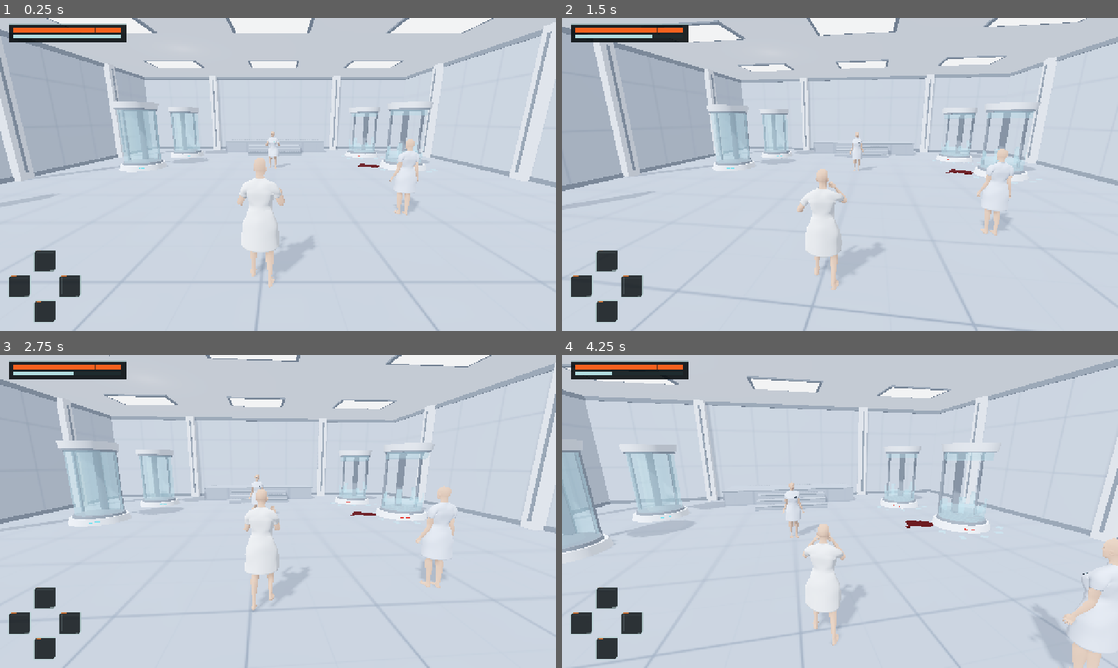
Above: before the commit, frames 1-4 (two rows, left to right).
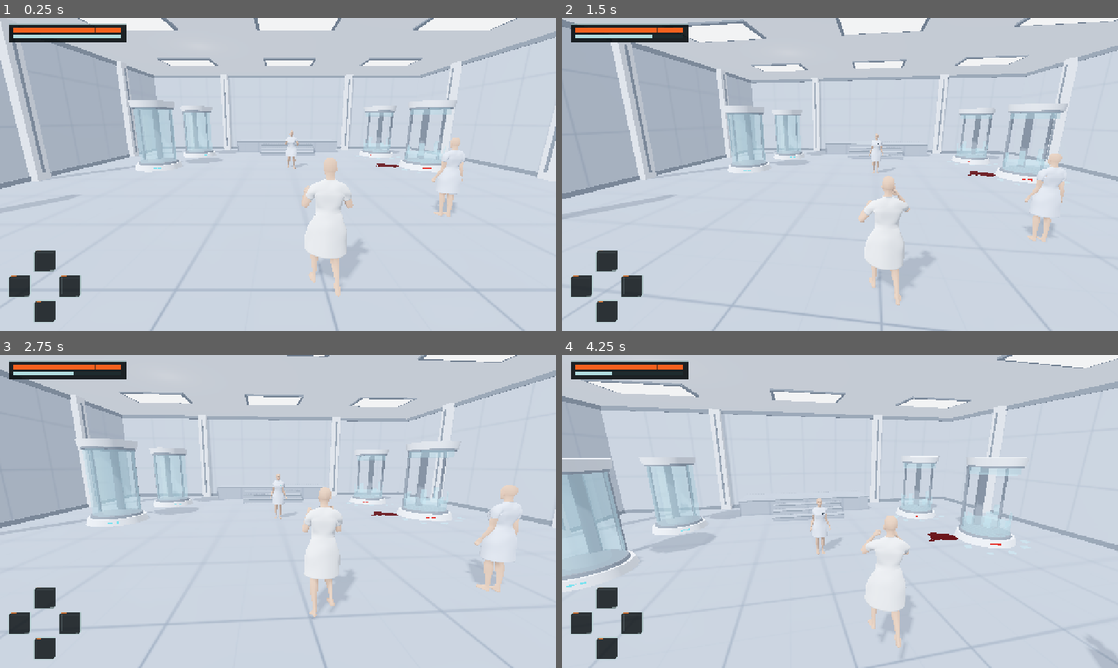
Above: after the commit, the same moments.

Repository: IAmStarhead/Project-Gene
Game: Godot game, scene res://scenes/main.tscn
Two runs of this game, one before a commit and one after it. Both use one fixed random seed, a clock stepped at 60 frames per second and the inputs below.
Inputs (mouse positions are in pixels of both pictures, inside the frame that each line leads up to):
- Up to frame 1 (0.25 s): no input
- Up to frame 2 (1.5 s): tap Enter at 0.5 s; move the mouse to (867, 174) at 0.52 s; press the mouse at (867, 174) at 0.53 s; hold W (move_forward) from 0.53 s (still down); tap F (jump) at 0.77, 1.07 s; tap Q (attack_hook) at 0.8, 1.35 s; move the mouse to (812, 174) at 1.27 s; release the mouse at (812, 174) at 1.28 s; click (812, 174) at 1.42 s
- Up to frame 3 (2.75 s): keep holding W (move_forward); tap F (jump) at 1.52, 1.82 s; tap Space (dodge) at 1.55 s; move the mouse to (289, 505) at 2.02 s; hold Space (dodge) from 2.03 s (still down); click (289, 505) at 2.17 s; tap Shift (run) at 2.3 s
- Up to frame 4 (4.25 s): keep holding W (move_forward); move the mouse to (834, 517) at 2.77 s; release Space (dodge) at 2.78 s; tap Shift (run) at 2.85 s; click (834, 517) at 2.92 s; tap F (jump) at 3.02, 3.05, 3.32 s; move the mouse to (878, 514) at 3.52 s; hold F (jump) from 3.53 s (still down); click (878, 514) at 3.8 s

The runs differ from the first frame. In frame 1, 16% of the frame differs, in the area x 0-100%, y 0-100%; in frame 2, 15%; in frame 3, 15%; in frame 4, 21%.

Commit message:
Refine shoulder camera jump and subtle strike air
Co-authored-by: arena-agent <297053741+arena-agent@users.noreply.github.com>

Diff:
--- a/prototype/scripts/build_scene.gd
+++ b/prototype/scripts/build_scene.gd
@@ -643,8 +643,8 @@
 		# Динамический слой 2: персонаж виден камере и отбрасывает тени, но не запекается в отражение пола.
 		mi.layers = CHARACTER_VISUAL_LAYER
 
-		# Не превращаем материал импортированного меча в материал кожи.
-		if mi.has_meta("weapon_visual"):
+		# Не превращаем материал меча или полупрозрачного следа в материал кожи.
+		if mi.has_meta("weapon_visual") or mi.has_meta("air_effect"):
 			continue
 
 		# Халат и живой подол (зона второго агента) — не меняем материал, оставляем мягкую тень.
--- a/prototype/scripts/camera_rig.gd
+++ b/prototype/scripts/camera_rig.gd
@@ -14,6 +14,7 @@
 
 var target: Node3D
 var spring: SpringArm3D
+var shoulder_probe: ShapeCast3D
 var camera: Camera3D
 
 var _pos_smooth := Vector3.ZERO
@@ -26,16 +27,26 @@
 func setup(follow: Node3D, init_yaw: float, pitch_deg: float) -> void:
 	target = follow
 
+	var probe := SphereShape3D.new()
+	probe.radius = 0.16
+	# The spring protects the backwards segment. A separate sweep protects
+	# the sideways shoulder segment so its origin cannot cross a nearby wall.
+	shoulder_probe = ShapeCast3D.new()
+	shoulder_probe.shape = probe
+	shoulder_probe.target_position = Vector3(T.CAMERA_SHOULDER, 0, 0)
+	shoulder_probe.collision_mask = 1
+	shoulder_probe.margin = 0.04
+	shoulder_probe.enabled = false
+	add_child(shoulder_probe)
 	spring = SpringArm3D.new()
 	spring.spring_length = T.CAMERA_DISTANCE
-	spring.position.x = 0.22
+	spring.position.x = T.CAMERA_SHOULDER
 	spring.collision_mask = 1
 	spring.margin = 0.08
-	var probe := SphereShape3D.new()
-	probe.radius = 0.16
 	spring.shape = probe
 	if is_instance_valid(follow) and follow is CollisionObject3D:
 		spring.add_excluded_object((follow as CollisionObject3D).get_rid())
+		shoulder_probe.add_exception(follow as CollisionObject3D)
 	add_child(spring)
 
 	camera = Camera3D.new()
@@ -65,6 +76,19 @@
 	## Короткий тактильный отклик камеры на удар (гаснет за ~0.12 с, не укачивает).
 	if T.CAMERA_DYNAMIC:
 		_kick_deg = clampf(_kick_deg + deg_amount, -1.2, 1.2)
+
+
+func _physics_process(delta: float) -> void:
+	if not is_instance_valid(target) or shoulder_probe == null:
+		return
+	shoulder_probe.force_shapecast_update()
+	var fraction := shoulder_probe.get_closest_collision_safe_fraction() if shoulder_probe.is_colliding() else 1.0
+	var safe_offset := T.CAMERA_SHOULDER * clampf(fraction, 0.0, 1.0)
+	# Retreat immediately for safety; gently move out again when clear.
+	if absf(safe_offset) < absf(spring.position.x):
+		spring.position.x = safe_offset
+	else:
+		spring.position.x = lerpf(spring.position.x, safe_offset, 1.0 - exp(-12.0 * delta))
 
 
 func _process(delta: float) -> void:
--- a/prototype/scripts/character_anim.gd
+++ b/prototype/scripts/character_anim.gd
@@ -295,7 +295,9 @@
 	if state != _state or (state == "air" and context.get("jump_started", false)):
 		_transition_from = _last_pose
 		_transition_elapsed = 0.0
-		_transition_length = .055 if state in ["air", "land", "dodge"] else .075 if state.begins_with("attack") else .12
+		# Smooth only the jump/landing and return-to-ground seams; do not
+		# delay combat or alter any authored walk/run leg cycles.
+		_transition_length = .08 if state in ["air", "land"] else .055 if state == "dodge" else .075 if state.begins_with("attack") else .14
 		_state = state
 	_transition_elapsed += delta
 	if not _transition_from.is_empty() and _transition_elapsed < _transition_length:
@@ -415,7 +417,7 @@
 	if _air_launched and vertical > 0.0:
 		# Прогресс после разгибания до вершины траектории; не зацикливаем
 		# короткий клип и не держим один неподвижный кадр в воздухе.
-		var remaining_speed := maxf(.1, _air_launch_speed - T.GRAVITY * takeoff)
+		var remaining_speed := maxf(.1, _air_launch_speed - T.PLAYER_JUMP_GRAVITY * takeoff)
 		var rise := clampf(1.0 - vertical / remaining_speed, 0.0, 1.0)
 		return sample_clip("jump_up", rise * clip_duration("jump_up"))
 	var impact_speed := sqrt(2.0 * T.GRAVITY_FALL * T.JUMP_HEIGHT)
--- a/prototype/scripts/player.gd
+++ b/prototype/scripts/player.gd
@@ -9,6 +9,7 @@
 const HitCheck := preload("res://scripts/hit_check.gd")
 const Foley := preload("res://scripts/actor_foley.gd")
 const TrainingSword := preload("res://scripts/training_sword.gd")
+const StrikeAir := preload("res://scripts/strike_air.gd")
 
 @onready var character: Node3D = $Character
 @onready var label: Label = $UI/DebugLabel
@@ -25,6 +26,8 @@
 
 # Видимый тестовый меч по-прежнему действует ТОЛЬКО на подготовленный манекен.
 var training_sword: RefCounted
+var strike_air: MeshInstance3D
+var _strike_hand_indices := {"L": -1, "R": -1}
 var training_blade := false
 var training_limb := 0
 var training_special := false
@@ -124,6 +127,11 @@
 		training_sword = TrainingSword.new()
 		if not training_sword.setup(character.skeleton):
 			training_sword = null
+		for side in ["L", "R"]:
+			_strike_hand_indices[side] = character.skeleton.find_bone("hand." + side)
+		strike_air = StrikeAir.new()
+		strike_air.name = "StrikeAir"
+		character.add_child(strike_air)
 
 
 func _style_debug_label() -> void:
@@ -332,7 +340,7 @@
 		if _action != "dodge" and velocity.y <= 0.0:
 			velocity.y = 0.0
 	else:
-		var g := T.GRAVITY if velocity.y > 0.0 else T.GRAVITY_FALL
+		var g := T.PLAYER_JUMP_GRAVITY if velocity.y > 0.0 else T.GRAVITY_FALL
 		velocity.y -= g * delta
 
 	if _jump_buffer <= T.INPUT_BUFFER and _action != "dodge" and _coyote > 0.0:
@@ -349,6 +357,7 @@
 	var displacement := global_position - previous_position
 	_sync_training_sword()
 	_update_character_anim(delta, displacement)
+	_update_strike_air(delta)
 	if character != null and foley != null:
 		var phase: Variant = character.get("_phase")
 		if phase != null:
@@ -357,7 +366,7 @@
 
 
 func _try_jump() -> void:
-	velocity.y = sqrt(2.0 * T.GRAVITY * T.JUMP_HEIGHT)
+	velocity.y = sqrt(2.0 * T.PLAYER_JUMP_GRAVITY * T.JUMP_HEIGHT)
 	_jump_started = true
 	_jump_buffer = BUF_NEVER
 	_coyote = 0.0
@@ -459,6 +468,26 @@
 		})
 
 
+func _update_strike_air(delta: float) -> void:
+	if not is_instance_valid(strike_air) or character.skeleton == null:
+		return
+	if _action != "attack" and strike_air.points.is_empty():
+		return
+	var timing := _attack_timing()
+	var sampling := _action == "attack" and _action_time >= timing.x - .035 \
+		and _action_time <= timing.x + timing.y + .025
+	var hand := Vector3.ZERO
+	if sampling:
+		var idx: int = _strike_hand_indices.get(_attack_side, -1)
+		if idx < 0:
+			sampling = false
+		else:
+			hand = character.skeleton.global_transform * character.skeleton.get_bone_global_pose(idx).origin
+	var active_camera := get_viewport().get_camera_3d()
+	var view: Vector3 = active_camera.global_position if is_instance_valid(active_camera) else global_position + Vector3(0, 1, 3)
+	strike_air.advance(delta, hand, sampling, view)
+
+
 func _update_buffers(delta: float) -> void:
 	_buf_dodge += delta
 	_buf_attack += delta
@@ -605,6 +634,8 @@
 
 
 func _start_attack(kind: String = "straight") -> void:
+	if is_instance_valid(strike_air):
+		strike_air.clear_trail()
 	_attack_kind = "hook" if kind == "hook" else "straight"
 	if _attack_kind == "hook":
 		_attack_side = "L"
--- /dev/null
+++ b/prototype/scripts/strike_air.gd
@@ -0,0 +1,89 @@
+## Small, short-lived camera-facing ribbon following the actual striking hand.
+## Purely visual: does not take part in damage, hit tests, or audio.
+extends MeshInstance3D
+
+const LIFE := 0.13
+const MAX_POINTS := 9
+const HALF_WIDTH := 0.045
+const OPACITY := 0.18
+const VIEW_OFFSET := 0.055 # lifts the translucent air away from the hand surface
+
+var points: Array[Dictionary] = []
+var ribbon := ImmediateMesh.new()
+var material := StandardMaterial3D.new()
+
+func _ready() -> void:
+	set_meta("air_effect", true)
+	layers = 2 # Same character layer; exclude from floor reflections.
+	top_level = true
+	global_transform = Transform3D.IDENTITY
+	mesh = ribbon
+	material.shading_mode = BaseMaterial3D.SHADING_MODE_UNSHADED
+	material.transparency = BaseMaterial3D.TRANSPARENCY_ALPHA
+	material.vertex_color_use_as_albedo = true
+	material.cull_mode = BaseMaterial3D.CULL_DISABLED
+	material.no_depth_test = false
+	material.depth_draw_mode = BaseMaterial3D.DEPTH_DRAW_DISABLED
+	cast_shadow = GeometryInstance3D.SHADOW_CASTING_SETTING_OFF
+	visible = false
+
+
+func clear_trail() -> void:
+	points.clear()
+	ribbon.clear_surfaces()
+	visible = false
+
+
+func advance(delta: float, point: Vector3, sampling: bool, camera_position: Vector3) -> void:
+	if not sampling and points.is_empty():
+		return
+	for p in points:
+		p.age = float(p.age) + maxf(delta, 0.0)
+	while not points.is_empty() and float(points[0].age) >= LIFE:
+		points.pop_front()
+	if sampling and point.is_finite():
+		if not points.is_empty() and point.distance_to(points.back().position) > 0.8:
+			clear_trail() # teleports must never draw across the room
+		if points.is_empty() or point.distance_to(points.back().position) > .003:
+			points.append({"position": point, "age": 0.0})
+			if points.size() > MAX_POINTS:
+				points.pop_front()
+	_rebuild(camera_position)
+
+
+func _rebuild(camera_position: Vector3) -> void:
+	ribbon.clear_surfaces()
+	visible = points.size() >= 2
+	if not visible:
+		return
+	ribbon.surface_begin(Mesh.PRIMITIVE_TRIANGLES, material)
+	for i in range(points.size() - 1):
+		var a: Vector3 = points[i].position
+		var b: Vector3 = points[i + 1].position
+		var along := b - a
+		var to_camera := camera_position - (a + b) * .5
+		var across := along.cross(to_camera).normalized()
+		if across.length_squared() < .01:
+			across = along.cross(Vector3.UP).normalized()
+		if across.length_squared() < .01:
+			across = Vector3.RIGHT
+		var width := across * HALF_WIDTH
+		# Separate the faint ribbon from the skin; depth testing still prevents
+		# it from being drawn through walls or unrelated foreground objects.
+		var lift := to_camera.normalized() * VIEW_OFFSET
+		a += lift
+		b += lift
+		var ca := _color(float(points[i].age))
+		var cb := _color(float(points[i + 1].age))
+		_vertex(a - width, ca); _vertex(a + width, ca); _vertex(b + width, cb)
+		_vertex(a - width, ca); _vertex(b + width, cb); _vertex(b - width, cb)
+	ribbon.surface_end()
+
+
+func _color(age: float) -> Color:
+	return Color(.62, .65, .68, OPACITY * clampf(1.0 - age / LIFE, 0.0, 1.0))
+
+
+func _vertex(pos: Vector3, color: Color) -> void:
+	ribbon.surface_set_color(color)
+	ribbon.surface_add_vertex(pos)
--- a/prototype/scripts/tuning.gd
+++ b/prototype/scripts/tuning.gd
@@ -15,9 +15,10 @@
 const ACCELERATION := 16.0        ## как быстро набирается скорость
 const DECELERATION := 20.0        ## как быстро гасится скорость
 const TURN_SPEED := 14.0          ## скорость поворота тела к направлению движения
-const GRAVITY := 24.0
-const GRAVITY_FALL := 34.0        ## падение тяжелее подъёма — прыжок собраннее
-const JUMP_HEIGHT := 1.15         ## метры; скорость считается из высоты
+const GRAVITY := 24.0             ## прежняя гравитация клона
+const PLAYER_JUMP_GRAVITY := 20.0  ## мягче подъём героини; импульс считается из высоты
+const GRAVITY_FALL := 28.0        ## падение по-прежнему быстрее подъёма
+const JUMP_HEIGHT := 1.15         ## целевая высота прежняя; физика обновляется дискретно
 const AIR_CONTROL := 0.55         ## доля управления в воздухе
 const COYOTE_TIME := 0.10         ## прыжок возможен чуть позже схода с края
 const STEP_UP := 0.30             ## м, плавный автоподъём на ступеньки лаборатории
@@ -26,8 +27,9 @@
 const MOUSE_SENSITIVITY := 0.0022
 const CAMERA_PITCH_MIN := -60.0   ## градусы, вниз
 const CAMERA_PITCH_MAX := 45.0    ## градусы, вверх
-const CAMERA_DISTANCE := 2.75
+const CAMERA_DISTANCE := 2.55
 const CAMERA_HEIGHT := 1.42
+const CAMERA_SHOULDER := -0.58   ## камера левее героини; ограничивается коллизией со стенами
 static var CAMERA_DYNAMIC := true    ## Esc: динамика/отклик камеры можно выключить
 static var FOLEY_ENABLED := true     ## Esc: звуки эффектов
 const CAMERA_TURN_SPEED := 32.0  ## быстрая визуальная доводка углов, без изменения ввода и направления движения
--- a/prototype/tests/test_animation.gd
+++ b/prototype/tests/test_animation.gd
@@ -230,7 +230,7 @@
 
 
 func _test_air_progress(character: Node3D) -> void:
-	var launch := sqrt(2.0 * T.GRAVITY * T.JUMP_HEIGHT)
+	var launch := sqrt(2.0 * T.PLAYER_JUMP_GRAVITY * T.JUMP_HEIGHT)
 	for fps in [30, 60, 120]:
 		character.reset_motion()
 		character.update_motion(0, Vector3.ZERO, "", 0, "R",
@@ -238,11 +238,11 @@
 		var previous := joint(character, "foot.L")
 		var max_step := 0.0
 		var time := 0.0
-		while time < launch / T.GRAVITY:
-			var dt := minf(1.0 / fps, launch / T.GRAVITY - time)
+		while time < launch / T.PLAYER_JUMP_GRAVITY:
+			var dt := minf(1.0 / fps, launch / T.PLAYER_JUMP_GRAVITY - time)
 			time += dt
 			character.update_motion(dt, Vector3.ZERO, "", 0, "R",
-				{"grounded": false, "vertical_speed": maxf(0, launch - T.GRAVITY*time)})
+				{"grounded": false, "vertical_speed": maxf(0, launch - T.PLAYER_JUMP_GRAVITY*time)})
 			var foot := joint(character, "foot.L")
 			max_step = maxf(max_step, foot.distance_to(previous))
 			previous = foot
@@ -477,13 +477,13 @@
 func _test_relaxed_jump(character: Node3D) -> void:
 	character.reset_motion(false)
 	var wrist := joint(character, "hand.L")
-	var launch := sqrt(2.0*T.GRAVITY*T.JUMP_HEIGHT)
+	var launch := sqrt(2.0*T.PLAYER_JUMP_GRAVITY*T.JUMP_HEIGHT)
 	character.update_motion(0, Vector3.ZERO, "", 0, "R",
 		{"grounded": false, "combat": false, "vertical_speed": launch, "jump_started": true})
 	check(joint(character, "hand.L").distance_to(wrist) < .00001,
 		"ordinary take-off does not insert a combat-guard frame")
 	character.update_motion(.10, Vector3.ZERO, "", 0, "R",
-		{"grounded": false, "combat": false, "vertical_speed": launch - T.GRAVITY*.10})
+		{"grounded": false, "combat": false, "vertical_speed": launch - T.PLAYER_JUMP_GRAVITY*.10})
 	check(knee_bend(character, "L") < 30, "ordinary jump joins the accepted extension phase")
 	character.update_motion(.25, Vector3.ZERO, "", 0, "R",
 		{"grounded": false, "combat": false, "vertical_speed": -5.0})
--- /dev/null
+++ b/prototype/tests/test_camera_jump_air.gd
@@ -0,0 +1,121 @@
+## Actual physics frames: shoulder collision, real jump, and visual-only trail.
+extends SceneTree
+const T := preload("res://scripts/tuning.gd")
+var checks := 0
+var failures := 0
+
+func _initialize() -> void: call_deferred("_run")
+func check(ok: bool, description: String) -> void:
+	checks += 1
+	if not ok:
+		failures += 1
+		printerr("FAIL: ", description)
+
+func tick(count: int) -> void:
+	for i in count:
+		await physics_frame
+		await process_frame
+
+func _run() -> void:
+	var world := Node3D.new()
+	root.add_child(world)
+	current_scene = world
+	var floor_body := StaticBody3D.new()
+	var floor_collider := CollisionShape3D.new()
+	var floor_box := BoxShape3D.new()
+	floor_box.size = Vector3(30, .2, 30)
+	floor_collider.shape = floor_box
+	floor_collider.position.y = -.1
+	floor_body.add_child(floor_collider)
+	world.add_child(floor_body)
+	var player = load("res://scenes/player.tscn").instantiate()
+	world.add_child(player)
+	await tick(12)
+	var rig = player.rig
+	check(player.is_on_floor(), "player starts grounded on real collision floor")
+	check(T.CAMERA_SHOULDER < 0.0 and absf(rig.spring.position.x - T.CAMERA_SHOULDER) < .02,
+		"camera is left of the heroine on open ground")
+	check(rig.shoulder_probe.collision_mask == 1 and rig.spring.collision_mask == 1,
+		"both camera segments collide with world, not actors")
+
+	# Place a thin wall between pivot and desired shoulder, not behind camera.
+	var wall := StaticBody3D.new()
+	var wall_collider := CollisionShape3D.new()
+	var wall_box := BoxShape3D.new()
+	wall_box.size = Vector3(.08, 2.0, 4.0)
+	wall_collider.shape = wall_box
+	wall.add_child(wall_collider)
+	world.add_child(wall)
+	wall.global_position = rig.to_global(Vector3(-.43, 0, 0))
+	await tick(5)
+	check(rig.shoulder_probe.is_colliding(), "side probe detects shoulder wall")
+	check(absf(rig.spring.position.x) < absf(T.CAMERA_SHOULDER) * .65,
+		"shoulder retracts immediately before wall")
+	wall.queue_free()
+	await tick(35)
+	check(absf(rig.spring.position.x - T.CAMERA_SHOULDER) < .02, "shoulder returns smoothly after wall")
+	check(player.strike_air.points.is_empty() and not player.strike_air.visible, "no air effect at rest")
+
+	# Jump input starts on the next physics step: do not add anticipation lag.
+	var base_y: float = player.position.y
+	player._jump_buffer = 0.0
+	var max_height := 0.0
+	var airborne_frames := 0
+	var seen_air := false
+	var seen_land := false
+	for i in 90:
+		await tick(1)
+		var height: float = player.position.y - base_y
+		max_height = maxf(max_height, height)
+		if i == 0:
+			check(height > .02 and player.velocity.y > 0.0, "jump impulse is immediate")
+		if not player.is_on_floor():
+			seen_air = true
+			airborne_frames += 1
+		if seen_air and player.character._state == "land":
+			seen_land = true
+	check(seen_air and seen_land and player.is_on_floor(), "jump lands and plays landing transition")
+	check(max_height > 1.00 and max_height < 1.25, "jump keeps approximately the previous measured height")
+	check(airborne_frames >= 36 and airborne_frames <= 45, "jump flight has a measured, bounded duration")
+	print("Jump 60 Hz measured: height %.3f m, airborne %d frames (%.3f s)" % [max_height, airborne_frames, airborne_frames / 60.0])
+
+	player._attack_side = "L"
+	player._start_attack()
+	check(not player.strike_air.visible, "attack windup has no premature trail")
+	var saw_trail := false
+	var max_points := 0
+	for i in 45:
+		await tick(1)
+		max_points = maxi(max_points, player.strike_air.points.size())
+		saw_trail = saw_trail or player.strike_air.visible
+	check(saw_trail and max_points >= 2 and max_points <= player.strike_air.MAX_POINTS,
+		"actual missed attack creates bounded hand trail")
+	check(player.strike_air.points.is_empty() and not player.strike_air.visible,
+		"trail expires completely after the attack")
+	check(player.strike_air.has_meta("air_effect") and player.strike_air.layers == 2
+		and player.strike_air.cast_shadow == GeometryInstance3D.SHADOW_CASTING_SETTING_OFF,
+		"trail is excluded from skin styling and does not cast shadows")
+	player.training_blade = true
+	player._attack_side = "R"
+	player._start_attack()
+	var saw_sword_trail := false
+	for i in 24:
+		await tick(1)
+		saw_sword_trail = saw_sword_trail or player.strike_air.visible
+	check(player._attack_blade and saw_sword_trail, "training sword uses the same visual hand trail")
+	player.training_blade = false
+	player._start_attack("hook")
+	for i in 15: await tick(1)
+	player.rig._set_hero_visible(false)
+	check(not player.strike_air.is_visible_in_tree(), "near-wall hide also hides hand trail")
+	player.rig._set_hero_visible(true)
+	player.strike_air.clear_trail()
+	player.strike_air.advance(.016, Vector3.ZERO, true, Vector3(0, 1, 3))
+	player.strike_air.advance(.016, Vector3(4, 0, 0), true, Vector3(0, 1, 3))
+	check(player.strike_air.points.size() == 1 and not player.strike_air.visible,
+		"teleport cannot leave a ribbon across the room")
+	world.queue_free()
+	await process_frame
+	OS.delay_msec(100) # Allow the dummy audio mixer to release playing streams.
+	print("Camera jump air suite: %d checks, %d failures" % [checks, failures])
+	quit(1 if failures else 0)
Not shown, added: prototype/scripts/strike_air.gd.uid
Not shown, added: prototype/tests/test_camera_jump_air.gd.uid
Not shown, added: reports/55-камера-прыжок-и-воздух.md
